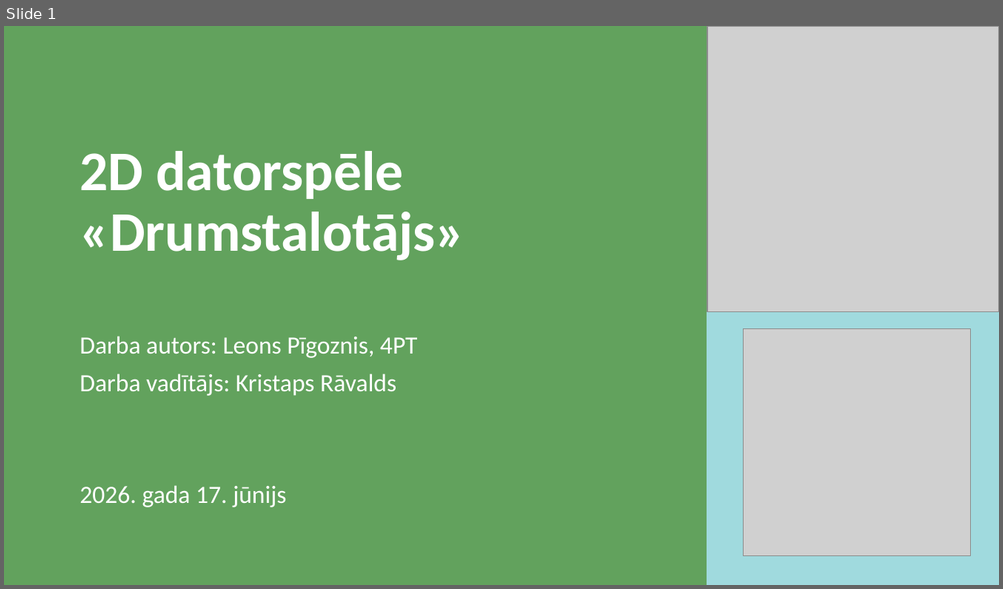
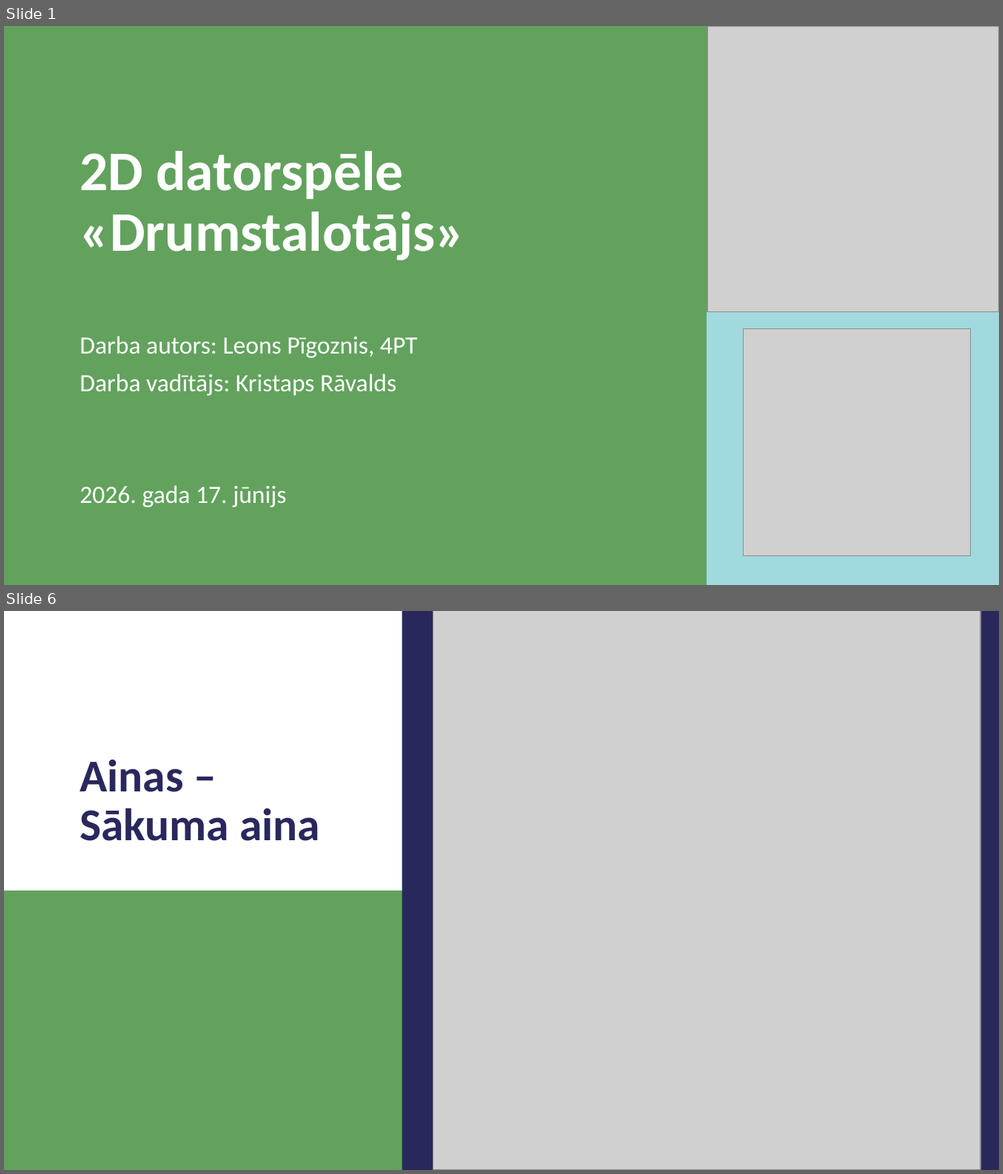
Before and after one commit to 1ivyatan/drumstalotajs, a slide deck: Documentation/Prezentācija.pptx. Shown one above the other, each under a label of ours: slide 1 before the commit, slides 1 and 6 after it; the slides between them are not shown. The pictures are 1003x589 and 1003x1174 pixels, drawn with LibreOffice and Linux fonts; fonts in the diff are those of the drawing; grey boxes stand for pictures. Boxes give left, top, right and bottom in pixels: in the first picture for what was removed or moved away, otherwise in the second. Text is boxed around its words. In the diff, an @@ line names an element or a change of style, - is before the commit and + after.

```diff
--- a/Documentation/Prezentācija.pptx
+++ b/Documentation/Prezentācija.pptx
@@ slide 6 added at (4, 611, 999, 1170), background #29285D @@
@@ rectangle added at (4, 611, 401, 891), fill #FFFFFF @@
@@ picture added at (433, 611, 981, 1170) @@
@@ title added at (79, 759, 320, 841), 44 pt, text #29285D, bold @@
+Ainas – Sākuma aina
@@ rectangle added at (4, 891, 401, 1170), fill #62A25D @@
```
Also in this commit, not shown: 1 slide changed, 5 other slides added.
